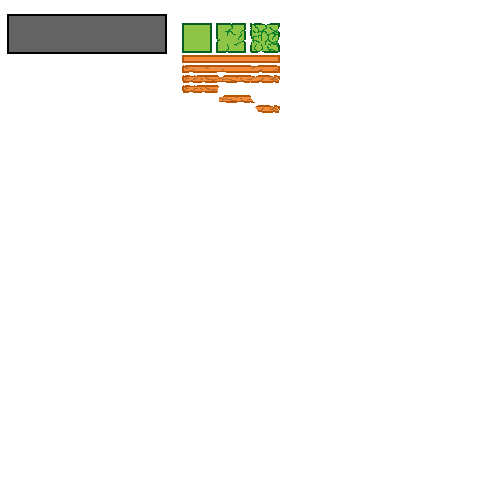
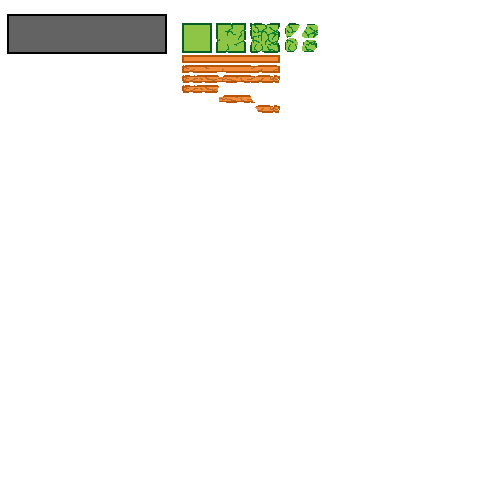
Two versions of the same layered image (500 x 500). Layer-by-layer changes:
painted on "Wall" over [285, 23, 320, 52]
